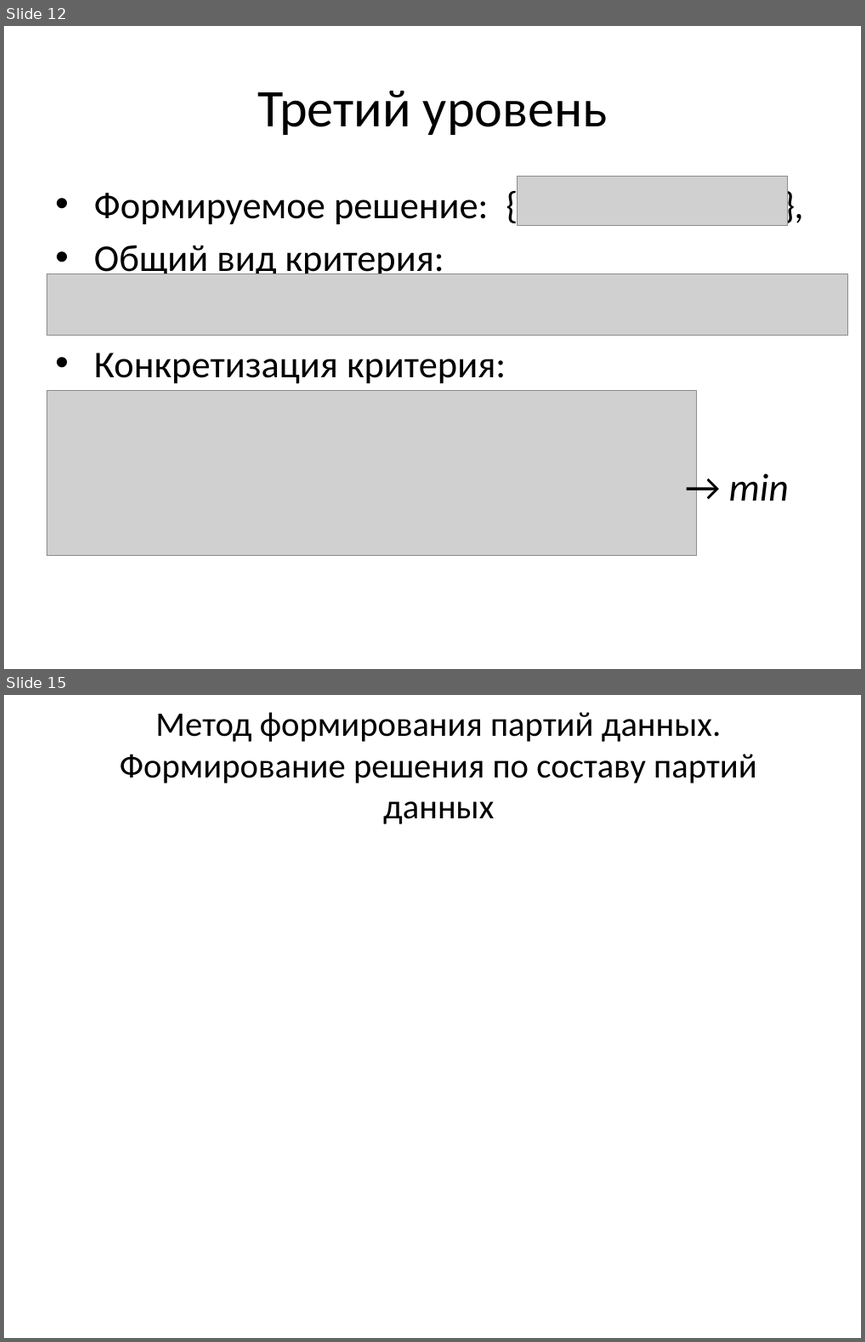
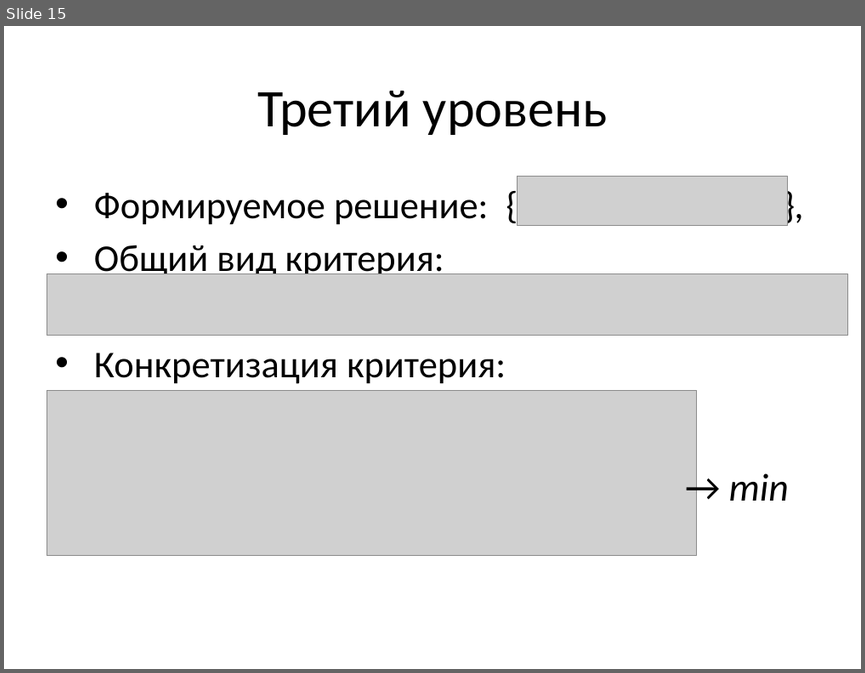
Before and after one commit to sasha2567/diplom, a slide deck: К защите/Саша/В диплом/На защиту/На защиту.pptx. Shown one above the other, each under a label of ours: slides 12 and 15 before the commit, slide 15 after it; the slides between them are not shown. The pictures are 865x1342 and 865x673 pixels, drawn with LibreOffice and Linux fonts; fonts in the diff are those of the drawing; grey boxes stand for pictures. Boxes give left, top, right and bottom in pixels: in the first picture for what was removed or moved away, otherwise in the second. Text is boxed around its words. In the diff, an @@ line names an element or a change of style, - is before the commit and + after.

```diff
--- a/К защите/Саша/В диплом/На защиту/На защиту.pptx
+++ b/К защите/Саша/В диплом/На защиту/На защиту.pptx
@@ slide 15 removed at <box>4,695,861,1338</box>, background #FFFFFF @@
@@ title removed at <box>120,712,757,824</box> @@
-Метод формирования партий данных. Формирование решения по составу партий данных
@@ what was slide 12 is now slide 15 @@
```
Also in this commit, not shown: 3 slides changed, 3 slides added, 1 other file.
